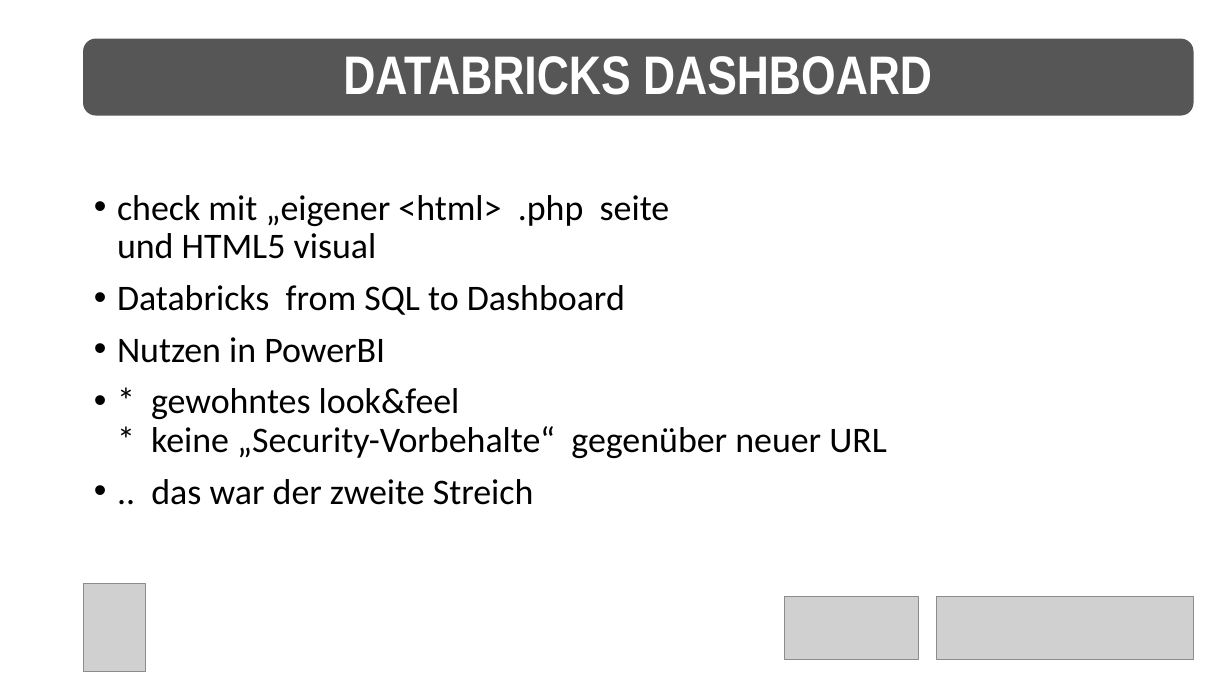
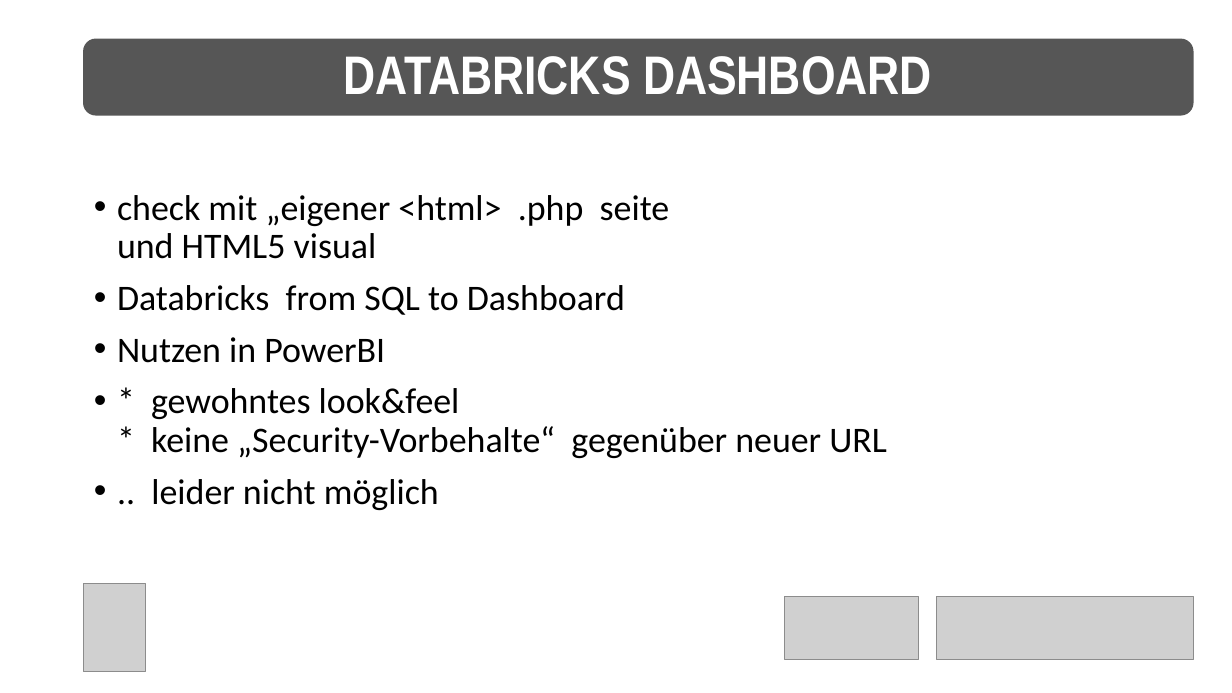
Before and after one commit to net-CDE/presentations, a slide deck: slide 25 of SQLKonferenz2023/mainContent_jul2023.pptx (slide 22 before the commit). Drawn at 1232x693 pixels with LibreOffice and Linux fonts; fonts in the diff are those of the drawing; grey boxes stand for pictures. Boxes give left, top, right and bottom in pixels: in the first picture for what was removed or moved away, otherwise in the second. Text is boxed around its words. In the diff, an @@ line names an element or a change of style, - is before the commit and + after.

```diff
--- a/SQLKonferenz2023/mainContent_jul2023.pptx
+++ b/SQLKonferenz2023/mainContent_jul2023.pptx
@@ text at box(151, 479, 439, 510): text changed @@
-• .. das war der zweite Streich
+• .. leider nicht möglich
```
Also in this commit, not shown: 6 other slides changed, 3 slides added.
